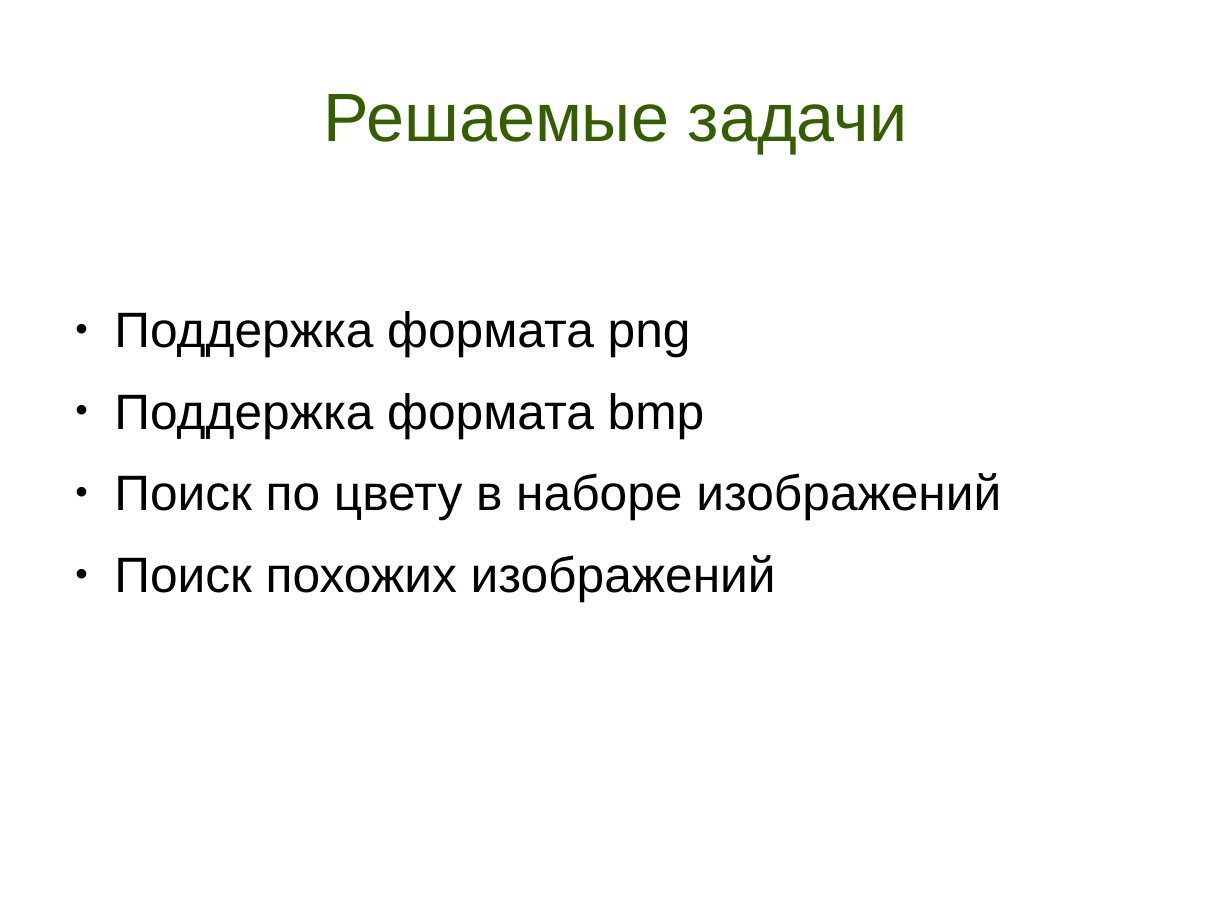
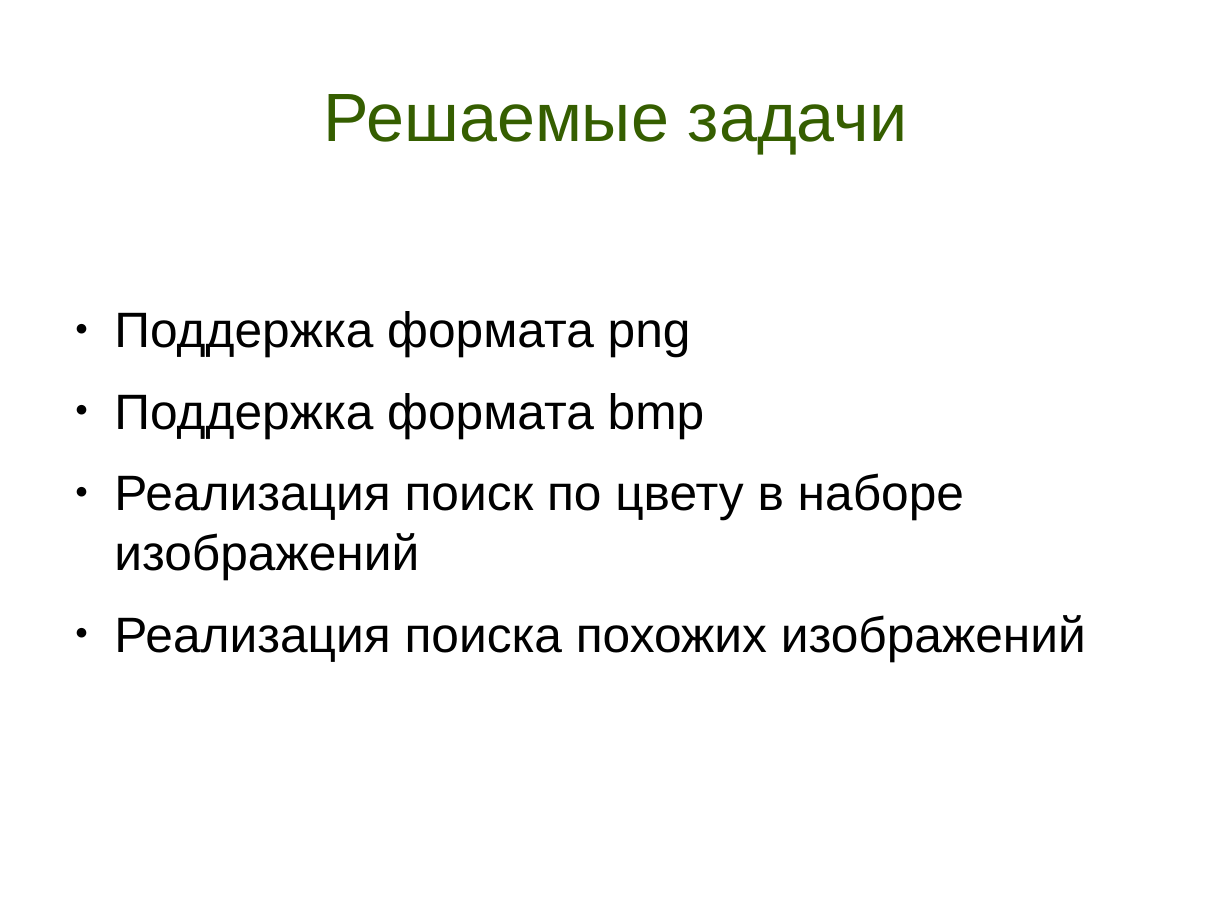
Before and after one commit to tipe/searchbycolor, a slide deck: slide 3 of Presentation.odp. Drawn at 1232x924 pixels with LibreOffice and Linux fonts; fonts in the diff are those of the drawing. Boxes give left, top, right and bottom in pixels: in the first picture for what was removed or moved away, otherwise in the second. Text is boxed around its words. In the diff, an @@ line names an element or a change of style, - is before the commit and + after.

```diff
--- a/Presentation.odp
+++ b/Presentation.odp
@@ text at [114, 473, 1086, 661]: text changed @@
-● Поиск по цвету в наборе изображений
-● Поиск похожих изображений
+● Реализация поиск по цвету в наборе изображений
+● Реализация поиска похожих изображений
```
Also in this commit, not shown: 5 other slides changed, 1 slide added, 1 slide removed, 6 other files.
